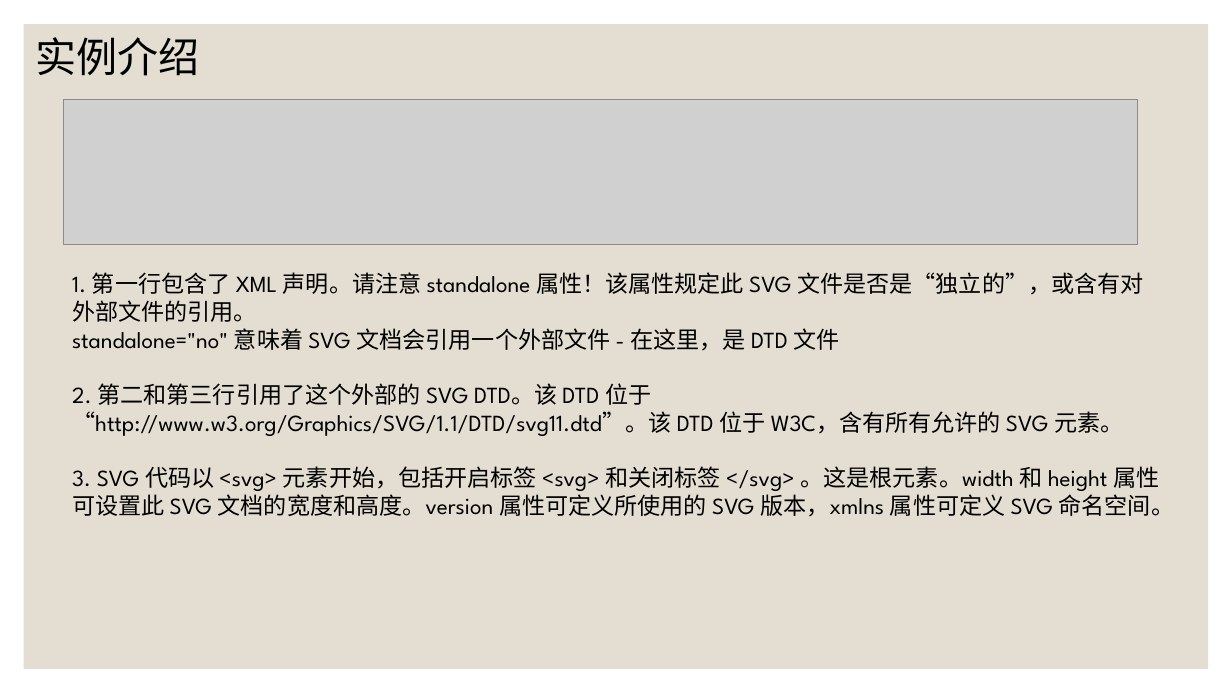
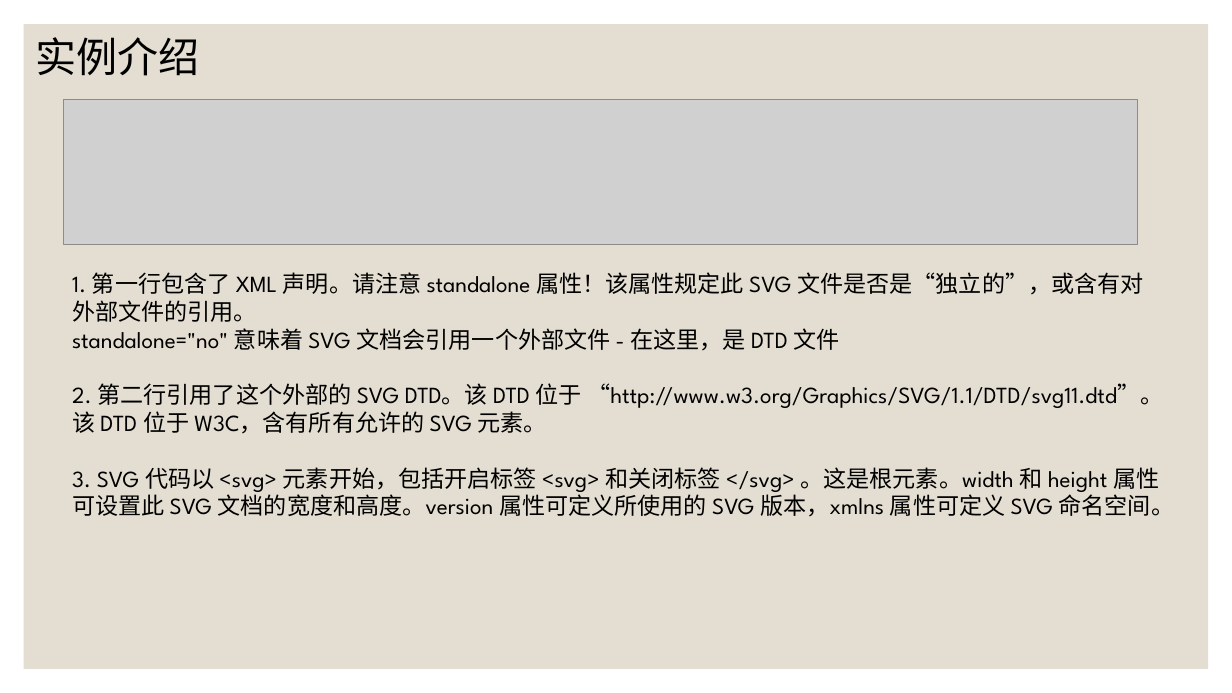
Before and after one commit to SouthLink/svg-demo, a slide deck: slide 4 of SVG动画 [自动保存] [自动保存].pptx. Drawn at 1232x693 pixels with LibreOffice and Linux fonts; fonts in the diff are those of the drawing; grey boxes stand for pictures. Boxes give left, top, right and bottom in pixels: in the first picture for what was removed or moved away, otherwise in the second. Text is boxed around its words. In the diff, an @@ line names an element or a change of style, - is before the commit and + after.

```diff
--- a/SVG动画 [自动保存] [自动保存].pptx
+++ b/SVG动画 [自动保存] [自动保存].pptx
@@ text at bbox=[72, 383, 1163, 434]: text changed @@
-2. 第二和第三行引用了这个外部的 SVG DTD。该 DTD 位于 “http://www.w3.org/Graphics/SVG/1.1/DTD/svg11.dtd”。该 DTD 位于 W3C，含有所有允许的 SVG 元素。
+2. 第二行引用了这个外部的 SVG DTD。该 DTD 位于 “http://www.w3.org/Graphics/SVG/1.1/DTD/svg11.dtd”。该 DTD 位于 W3C，含有所有允许的 SVG 元素。
```
Also in this commit, not shown: 1 other slide changed, 1 other file.
